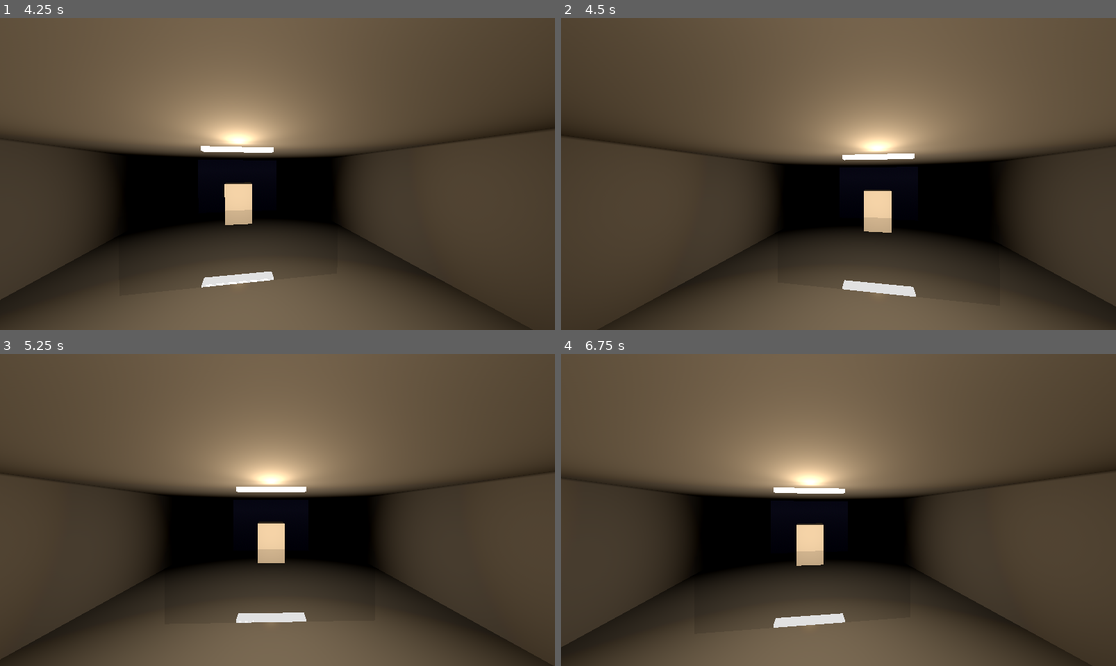
Above: before the commit, frames 1-4 (two rows, left to right).
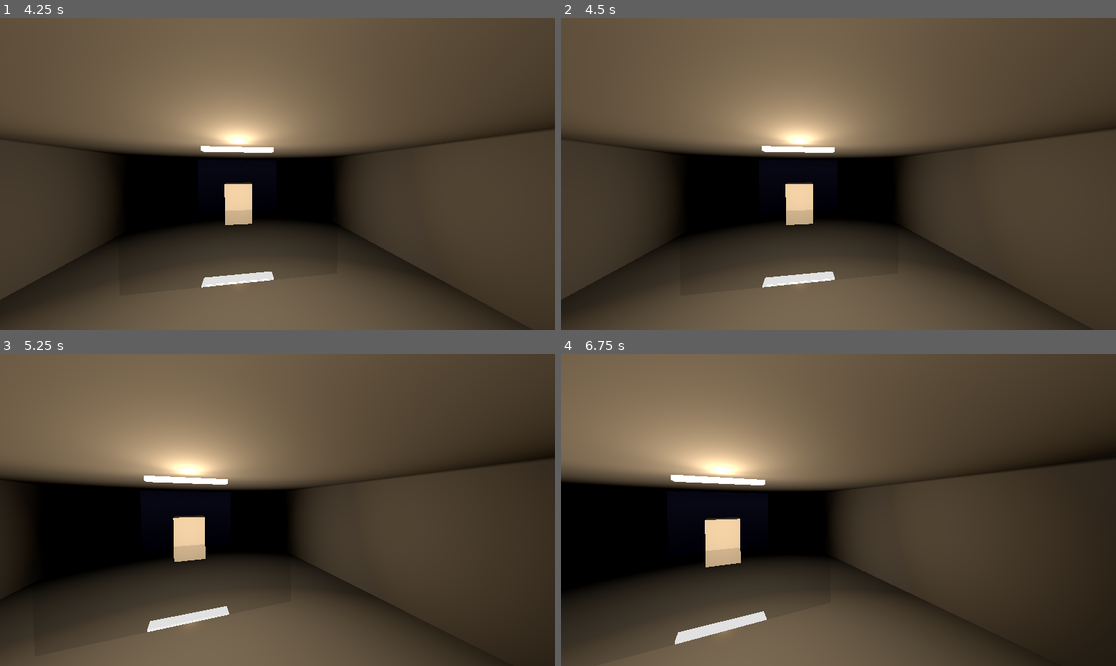
Above: after the commit, the same moments.

Repository: cbcom-wq/whoknows
Game: Godot game, scene res://scenes/flight_test.tscn
The game is run twice, just before and just after one commit, with the same random seed, the same clock (stepped at 60 frames per second) and the same inputs. The project has no main scene, so this scene is started directly.
Inputs (mouse positions are in pixels of both pictures, inside the frame that each line leads up to):
- Up to frame 1 (4.25 s): tap Enter at 0.5, 2, 3.5 s; move the mouse to (305, 174) at 0.52 s; hold Shift 0.53-1.28 s; click (305, 174) at 0.67 s; tap Space at 1.25, 2.75 s; move the mouse to (249, 174) at 1.27 s; tap Alt at 1.35, 3.6 s; click (249, 174) at 1.42 s; move the mouse to (288, 167) at 2.02 s; tap Ctrl at 2.1 s; click (288, 167) at 2.17 s; move the mouse to (271, 180) at 2.77 s; tap Shift at 2.85 s; click (271, 180) at 2.92 s; move the mouse to (316, 177) at 3.52 s; click (316, 177) at 3.67 s; tap Escape (ui_cancel) at 4.15 s
- Up to frame 2 (4.5 s): tap Space at 4.25 s; move the mouse to (794, 170) at 4.27 s; tap Ctrl at 4.35 s; click (794, 170) at 4.42 s
- Up to frame 3 (5.25 s): move the mouse to (283, 510) at 5.02 s; hold Shift from 5.03 s (still down); click (283, 510) at 5.17 s
- Up to frame 4 (6.75 s): move the mouse to (816, 503) at 5.77 s; release Shift at 5.78 s; tap Alt at 5.85 s; click (816, 503) at 5.92 s; move the mouse to (866, 510) at 6.52 s; tap Ctrl at 6.6 s; click (866, 510) at 6.67 s

Frame 1 is identical in both runs. In frame 2, 40% of the frame differs, in the area x 0-100%, y 15-100%; in frame 3, 41%; in frame 4, 42%, in the area x 0-100%, y 1-100%.

Commit message:
Let the player release the captured mouse
The avatar captured the cursor on _ready and nothing ever released it:
no Escape handling, no quit action. A player launching the scene was
trapped with only Alt+F4, and could not release it while seated either,
since the old handler returned early when control was disabled.

Escape now releases and any click recaptures, handled before the
control-enabled guard so it works seated or on foot.

Co-Authored-By: Claude Opus 5 <noreply@anthropic.com>

Diff:
--- a/who-knows/src/avatar/avatar.gd
+++ b/who-knows/src/avatar/avatar.gd
@@ -36,6 +36,17 @@
 		velocity = Vector3.ZERO
 
 func _unhandled_input(event: InputEvent) -> void:
+	# Mouse capture is released and regained regardless of who currently has
+	# control. This node captured the cursor, so it owns letting go of it --
+	# and being unable to release it while seated would trap the player.
+	if event.is_action_pressed("ui_cancel"):
+		Input.mouse_mode = Input.MOUSE_MODE_VISIBLE
+		return
+	if event is InputEventMouseButton and event.pressed \
+			and Input.mouse_mode == Input.MOUSE_MODE_VISIBLE:
+		Input.mouse_mode = Input.MOUSE_MODE_CAPTURED
+		return
+
 	if not _control_enabled:
 		return
 	if event is InputEventMouseMotion and Input.mouse_mode == Input.MOUSE_MODE_CAPTURED:
